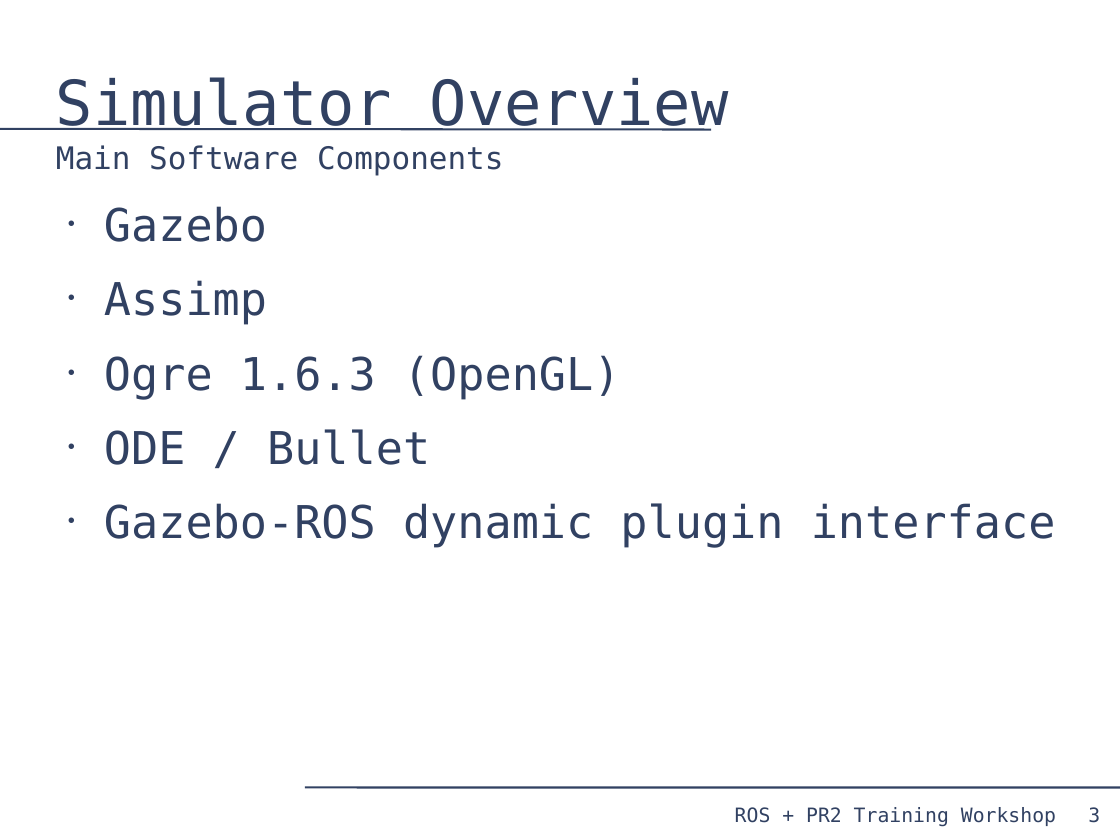
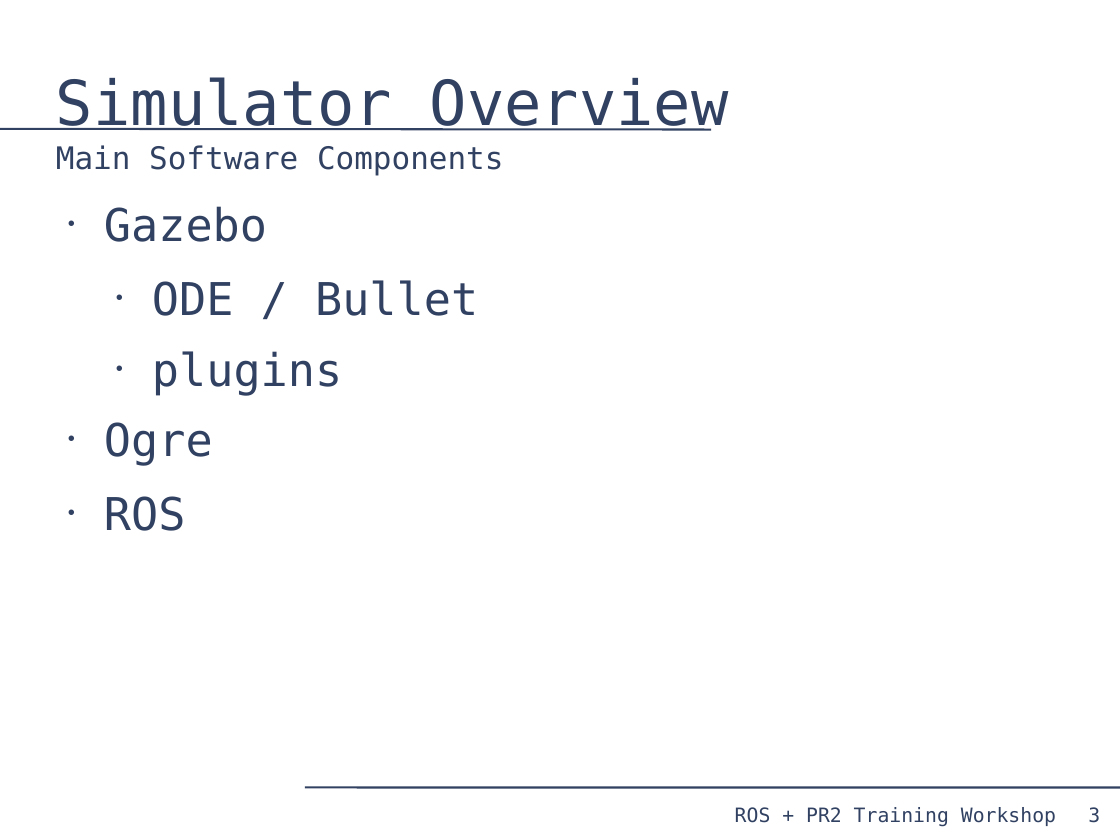
Before and after one commit to PR2/pr2_docs, a slide deck: slide 3 of pr2_training_workshop/simulation/simulation_training_workshop.odp. Drawn at 1120x840 pixels with LibreOffice and Linux fonts; fonts in the diff are those of the drawing. Boxes give left, top, right and bottom in pixels: in the first picture for what was removed or moved away, otherwise in the second. Text is boxed around its words. In the diff, an @@ line names an element or a change of style, - is before the commit and + after.

Commit message:
minor updates for sim

```diff
--- a/pr2_training_workshop/simulation/simulation_training_workshop.odp
+++ b/pr2_training_workshop/simulation/simulation_training_workshop.odp
@@ text at bbox=[104, 280, 620, 400]: paragraphs removed @@
-• Assimp
-• Ogre 1.6.3 (OpenGL)
@@ text at bbox=[152, 280, 478, 316]: list level 1 to 2 in "ODE / Bullet" @@
@@ text at bbox=[104, 351, 342, 531]: text changed @@
-• Gazebo-ROS dynamic plugin interface
+  • plugins
+• Ogre
+• ROS
```
Also in this commit, not shown: 3 other slides changed, 2 slides added.
